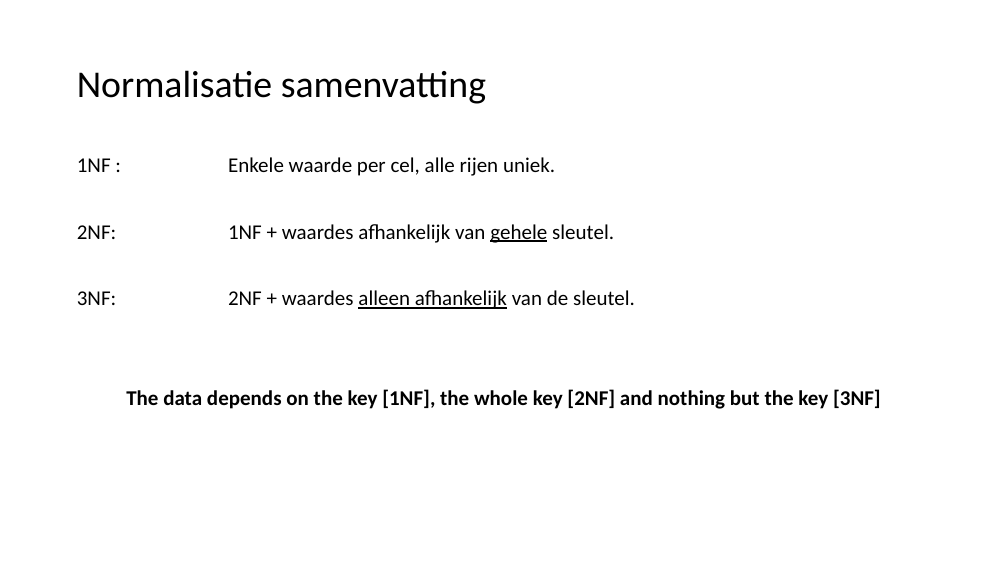
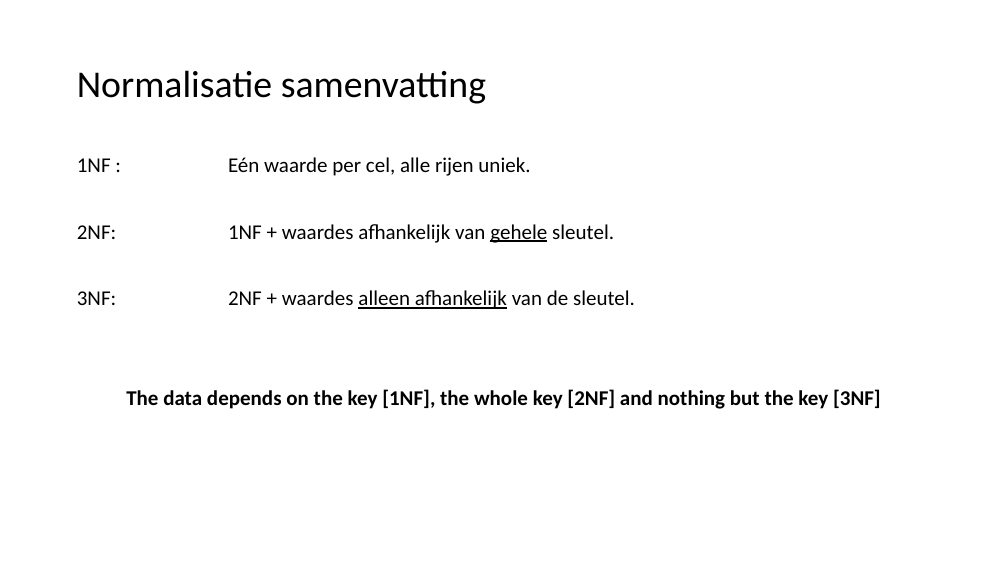
Before and after one commit to LFKoning/knowledge-sharing, a slide deck: slide 18 of sql_course_2p/2_database_design/2_database_design.pptx. Drawn at 1008x567 pixels with LibreOffice and Linux fonts; fonts in the diff are those of the drawing. Boxes give left, top, right and bottom in pixels: in the first picture for what was removed or moved away, otherwise in the second. Text is boxed around its words. In the diff, an @@ line names an element or a change of style, - is before the commit and + after.

```diff
--- a/sql_course_2p/2_database_design/2_database_design.pptx
+++ b/sql_course_2p/2_database_design/2_database_design.pptx
@@ text at (77,157,530,176): text changed @@
-1NF : Enkele waarde per cel, alle rijen uniek.
+1NF : Eén waarde per cel, alle rijen uniek.
```
Also in this commit, not shown: 17 other slides changed, 5 other files.
